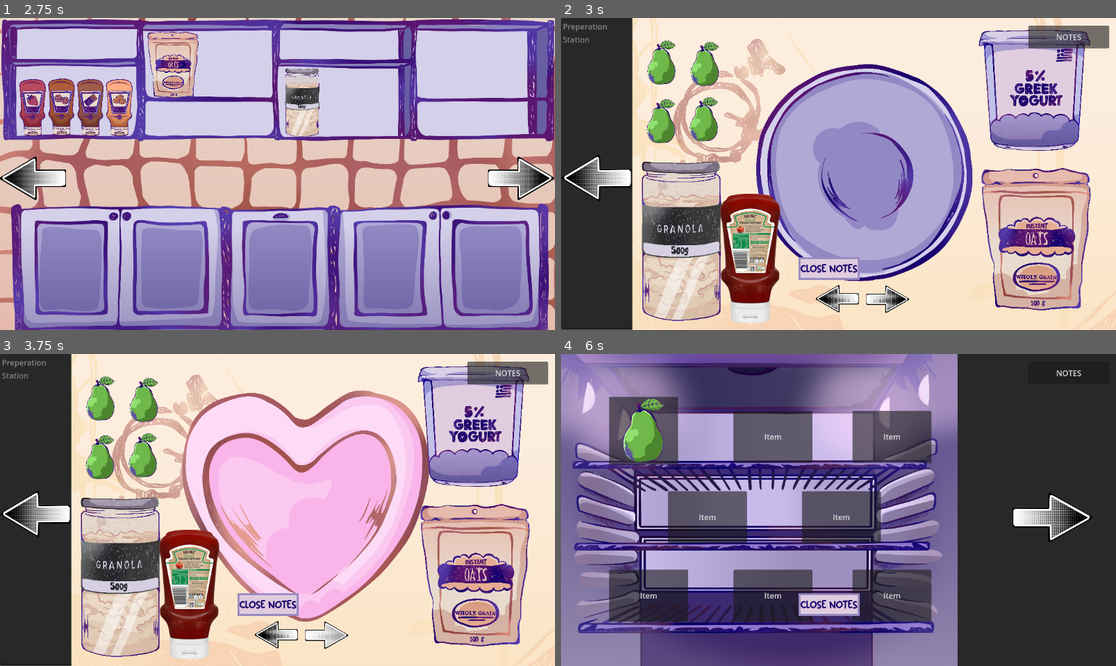
Above: before the commit, frames 1-4 (two rows, left to right).
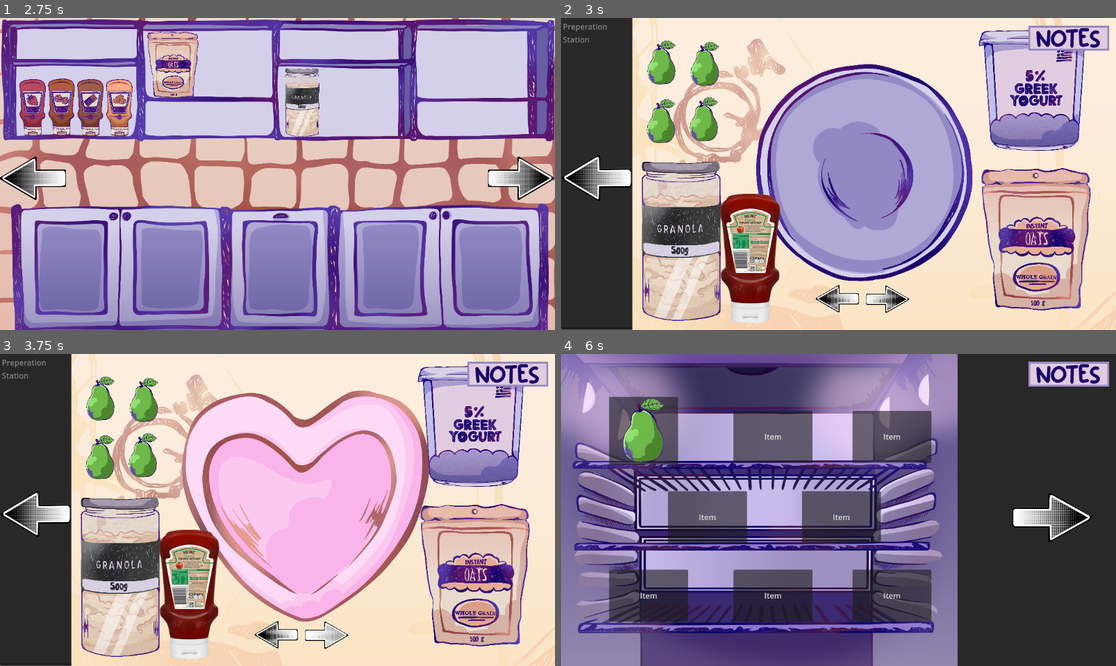
Above: after the commit, the same moments.

Repository: authenticBloodshed/gOATmeal
Game: Godot game, scene res://MainMenu.tscn
The game is run twice, just before and just after one commit, with the same random seed, the same clock (stepped at 60 frames per second) and the same inputs.
Inputs (mouse positions are in pixels of both pictures, inside the frame that each line leads up to):
- Up to frame 1 (2.75 s): click "START" at 0.5 s; click "START" at 1.25 s; click "START" at 2 s
- Up to frame 2 (3 s): click (1082, 180) at 2.75 s
- Up to frame 3 (3.75 s): click (327, 634) at 3.5 s
- Up to frame 4 (6 s): click (888, 634) at 4.25 s; click (594, 516) at 5 s; click (594, 516) at 5.75 s

Frame 1 is identical in both runs. In frame 2, 1.8% of the frame differs, in the area x 42-99%, y 2-84%; in frame 3, 1.9%; in frame 4, 2.0%.

Commit message:
Yes, more buttons

Diff:
--- a/NewNotebook.tscn
+++ b/NewNotebook.tscn
@@ -22,6 +22,14 @@
 offset_top = 16.0
 offset_right = 1138.0
 offset_bottom = 63.0
+theme_override_colors/font_color = Color(0.101961, 0.00784314, 0.415686, 1)
+theme_override_colors/font_pressed_color = Color(0.101961, 0.00784314, 0.415686, 1)
+theme_override_colors/font_hover_color = Color(0.101961, 0.00784314, 0.415686, 1)
+theme_override_fonts/font = ExtResource("3_3a6rp")
+theme_override_font_sizes/font_size = 46
+theme_override_styles/normal = ExtResource("4_1j0k2")
+theme_override_styles/hover = ExtResource("5_lmbys")
+theme_override_styles/pressed = ExtResource("6_ukvgg")
 text = "NOTES"
 
 [node name="NotebookLined" type="Sprite2D" parent="."]
@@ -45,6 +53,7 @@
 wrap_mode = 1
 
 [node name="ButtonCloseNotes" type="Button" parent="."]
+visible = false
 offset_left = 493.0
 offset_top = 497.0
 offset_right = 607.0
